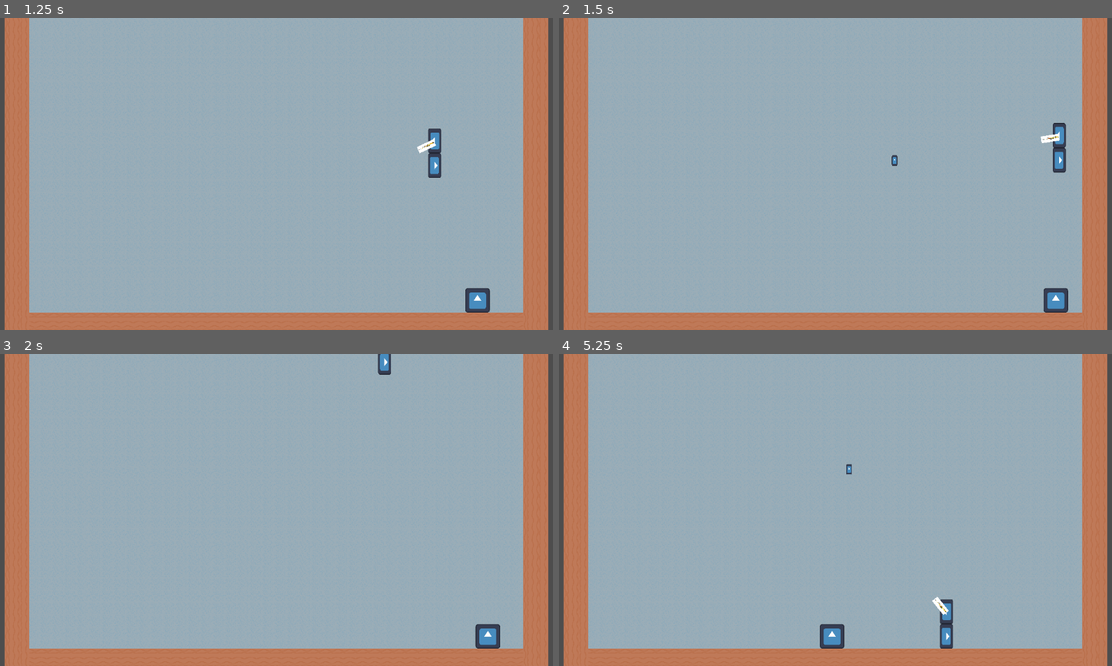
Above: before the commit, frames 1-4 (two rows, left to right).
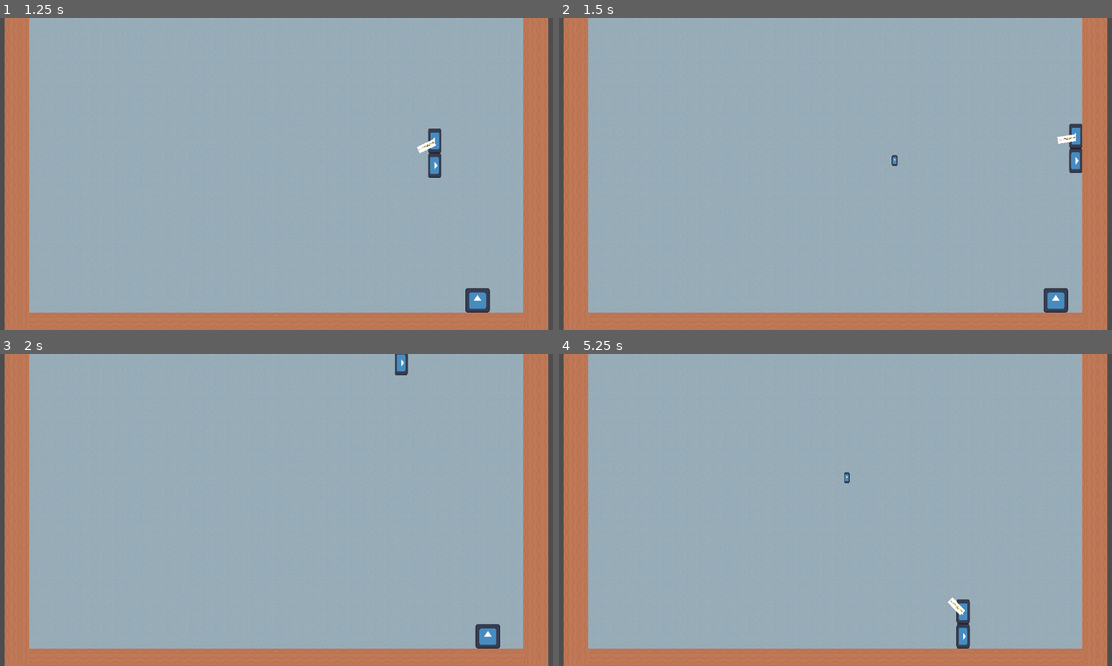
Above: after the commit, the same moments.

Repository: deruitda/ludum-dare-56
Game: Godot game, scene res://andrew_scene.tscn
Same seed, same stepped clock (60 frames per second), same inputs: the game is played once before the commit and once after it. The engine's default icon, where the game draws it, is replaced by a stand-in: a white triangle on a blue panel in a dark square.
Inputs (mouse positions are in pixels of both pictures, inside the frame that each line leads up to):
- Up to frame 1 (1.25 s): move the mouse to (398, 158) at 0.52 s; hold D (move_right) from 0.53 s (still down); click (398, 158) at 0.6 s; tap Space (jump) at 0.77 s
- Up to frame 2 (1.5 s): keep holding D (move_right); move the mouse to (724, 189) at 1.27 s; click (724, 189) at 1.35 s
- Up to frame 3 (2 s): keep holding D (move_right); tap Space (jump) at 1.52 s
- Up to frame 4 (5.25 s): move the mouse to (890, 441) at 2.02 s; release D (move_right) at 2.03 s; hold A (move_left) 2.03-2.78 s; click (890, 441) at 2.1 s; move the mouse to (807, 572) at 2.77 s; hold D (move_right) 2.78-4.28 s; click (807, 572) at 2.85 s; tap Space (jump) at 3.02, 3.77, 4.52 s; move the mouse to (1001, 556) at 3.52 s; click (1001, 556) at 3.6 s; move the mouse to (669, 463) at 4.27 s; hold A (move_left) 4.28-5.03 s; click (669, 463) at 4.35 s; move the mouse to (863, 510) at 5.02 s; hold D (move_right) from 5.03 s (still down); click (863, 510) at 5.1 s

Frame 1 is identical in both runs. In frame 2, 0.8% of the frame differs, in the area x 87-95%, y 33-50%; in frame 3, 0.3%; in frame 4, 1.3%, in the area x 47-75%, y 35-95%.

Commit message:
some changing of layers and masks

Diff:
--- a/project.godot
+++ b/project.godot
@@ -52,8 +52,10 @@
 2d_physics/layer_2="Floor"
 2d_physics/layer_3="Wall"
 2d_physics/layer_4="Enemy"
-2d_physics/layer_5="HurtBox"
-2d_physics/layer_6="Bullet"
+2d_physics/layer_5="PlayerHurtBox"
+2d_physics/layer_6="PlayerBullet"
+2d_physics/layer_7="EnemyBullet"
+2d_physics/layer_8="EnemyHurtBox"
 SignalBus="*res://globals/signal_bus.gd"
 
 [rendering]
--- a/scenes/bullet_emitter/bullet_emitter.gd
+++ b/scenes/bullet_emitter/bullet_emitter.gd
@@ -19,12 +19,17 @@
 	pass
 
 func create_bullets() -> void:
-	var angle_of_bullets = 360.0 / float(number_of_bullets)
-	var current_bullet_direction = Vector2(cos(angle_of_bullets), sin(angle_of_bullets))
-	for i in number_of_bullets:
+	var angle_of_bullets = 360.0 / float(number_of_bullets)  # Divide 360 degrees by the number of bullets
+
+	for i in range(number_of_bullets):
+		# Calculate the current angle for this bullet (convert degrees to radians)
+		var current_angle = deg_to_rad(i * angle_of_bullets)
+
+		# Calculate the direction based on the angle
+		var current_bullet_direction = Vector2(cos(current_angle), sin(current_angle))
+
+		# Create the bullet at the muzzle with the calculated direction
 		muzzle.create_bullet(bullet_packed_scene, current_bullet_direction)
-		current_bullet_direction += Vector2(cos(angle_of_bullets), sin(angle_of_bullets))
-
 func _on_bullet_emit_timer() ->void:
 	create_bullets()
 	bullet_emit_timer.start()
--- a/scenes/bullet_emitter/bullet_emitter.tscn
+++ b/scenes/bullet_emitter/bullet_emitter.tscn
@@ -1,12 +1,14 @@
-[gd_scene load_steps=3 format=3 uid="uid://b6xwdcloo2sce"]
+[gd_scene load_steps=4 format=3 uid="uid://b6xwdcloo2sce"]
 
 [ext_resource type="Script" path="res://scenes/bullet_emitter/bullet_emitter.gd" id="1_smaw3"]
+[ext_resource type="PackedScene" uid="uid://bx84510ke5gvq" path="res://scenes/bullet_emitter/bullet_emitter_bullet.tscn" id="2_pbsum"]
 [ext_resource type="PackedScene" uid="uid://b7ev8rk7l185t" path="res://scenes/gun/muzzle.tscn" id="2_x8dly"]
 
 [node name="BulletEmitter" type="Node2D" node_paths=PackedStringArray("bullet_emit_timer", "muzzle")]
 script = ExtResource("1_smaw3")
 bullet_emit_timer = NodePath("DefaultBulletEmitTimer")
 muzzle = NodePath("Muzzle")
+bullet_packed_scene = ExtResource("2_pbsum")
 
 [node name="DefaultBulletEmitTimer" type="Timer" parent="."]
 
--- a/scenes/bullet_emitter/bullet_emitter_bullet.tscn
+++ b/scenes/bullet_emitter/bullet_emitter_bullet.tscn
@@ -5,6 +5,8 @@
 [sub_resource type="CircleShape2D" id="CircleShape2D_ve6ug"]
 
 [node name="BulletEmitterBullet" type="Area2D"]
+collision_layer = 64
+collision_mask = 22
 script = ExtResource("1_t2kaf")
 speed = 500.0
 damage_per_bullet = 6
@@ -13,3 +15,6 @@
 shape = SubResource("CircleShape2D_ve6ug")
 
 [node name="Sprite2D" type="Sprite2D" parent="."]
+
+[connection signal="area_entered" from="." to="." method="_on_area_entered"]
+[connection signal="body_shape_entered" from="." to="." method="_on_body_shape_entered"]
--- a/scenes/enemies/termite_larvae.tscn
+++ b/scenes/enemies/termite_larvae.tscn
@@ -6,7 +6,6 @@
 [ext_resource type="PackedScene" uid="uid://can23048py54m" path="res://scenes/entity_composition/hurt_box.tscn" id="3_dfm05"]
 [ext_resource type="PackedScene" uid="uid://b6xwdcloo2sce" path="res://scenes/bullet_emitter/bullet_emitter.tscn" id="5_6upq0"]
 [ext_resource type="Script" path="res://scenes/entity_composition/velocity_component.gd" id="5_b7uhe"]
-[ext_resource type="PackedScene" uid="uid://bx84510ke5gvq" path="res://scenes/bullet_emitter/bullet_emitter_bullet.tscn" id="6_dtkt4"]
 
 [sub_resource type="RectangleShape2D" id="RectangleShape2D_bqby1"]
 size = Vector2(64, 64)
@@ -33,7 +32,7 @@
 [node name="HealthComponent" parent="." instance=ExtResource("1_38jc2")]
 
 [node name="HurtBox" parent="." node_paths=PackedStringArray("health_component") instance=ExtResource("3_dfm05")]
-collision_layer = 16
+collision_layer = 128
 collision_mask = 32
 health_component = NodePath("../HealthComponent")
 
@@ -42,7 +41,6 @@
 shape = SubResource("RectangleShape2D_rdvc8")
 
 [node name="BulletEmitter" parent="." instance=ExtResource("5_6upq0")]
-bullet_packed_scene = ExtResource("6_dtkt4")
 
 [node name="VelocityComponent" type="Node" parent="."]
 script = ExtResource("5_b7uhe")
@@ -53,4 +51,3 @@
 wait_time = 5.0
 
 [connection signal="died" from="HealthComponent" to="." method="_on_died"]
-[connection signal="hit_by_bullet" from="HurtBox" to="." method="_on_hurt_box_hit_by_bullet"]
--- a/scenes/entity_composition/hurt_box.gd
+++ b/scenes/entity_composition/hurt_box.gd
@@ -23,9 +23,5 @@
 	pass
 
 func _on_area_entered(area: Area2D) -> void:
-	var bullet_layer = 6
-
-	if area.get_collision_layer_value(bullet_layer):
-		var bullet = area as Bullet
-		handle_bullet_collision(bullet)
-	pass # Replace with function body.
+	var bullet = area as Bullet
+	handle_bullet_collision(bullet)
--- a/scenes/gun/bullet.gd
+++ b/scenes/gun/bullet.gd
@@ -28,9 +28,11 @@
 	has_hit_something = true
 
 func _on_area_entered(area: Area2D) -> void:
+	print("on area entered")
 	_handle_hit_hurt_box()
 	pass # Replace with function body.
 
 func _on_body_shape_entered(body_rid: RID, body: Node2D, body_shape_index: int, local_shape_index: int) -> void:
+	print("on area entered")
 	_handle_hit_environment()
 	pass # Replace with function body.
--- a/scenes/gun/bullet.tscn
+++ b/scenes/gun/bullet.tscn
@@ -8,7 +8,7 @@
 
 [node name="Bullet" type="Area2D"]
 collision_layer = 32
-collision_mask = 22
+collision_mask = 134
 script = ExtResource("1_cdvcq")
 
 [node name="CollisionShape2D" type="CollisionShape2D" parent="."]
--- a/scenes/player/player.gd
+++ b/scenes/player/player.gd
@@ -66,8 +66,8 @@
 
 func get_is_pointing_to_wall():
 	var return_val = (get_wall_normal().x < 0 and direction_input > 0) or (get_wall_normal().x > 0 and direction_input < 0)
-	print(str(return_val))
 	return return_val
+
 func set_is_wall_sliding_input() -> void:
 	if is_floor_jumping || is_wall_jumping || is_on_floor():
 		is_wall_sliding = false
--- a/scenes/player/player.tscn
+++ b/scenes/player/player.tscn
@@ -6,9 +6,13 @@
 [ext_resource type="PackedScene" uid="uid://dqgxt6ms0uyu8" path="res://scenes/entity_composition/health_component.tscn" id="3_e2fg7"]
 [ext_resource type="PackedScene" uid="uid://bqa4jle60cl0a" path="res://scenes/entity_composition/velocity_component.tscn" id="4_nqq8h"]
 [ext_resource type="Script" path="res://scenes/gun/gun_pivot.gd" id="4_tvvnj"]
+[ext_resource type="Script" path="res://scenes/entity_composition/hurt_box.gd" id="7_6ogm0"]
 
 [sub_resource type="RectangleShape2D" id="RectangleShape2D_jr7co"]
-size = Vector2(120, 128)
+size = Vector2(34, 128)
+
+[sub_resource type="RectangleShape2D" id="RectangleShape2D_0jd5d"]
+size = Vector2(34, 127)
 
 [node name="Player" type="CharacterBody2D" node_paths=PackedStringArray("lower_body_sprite", "velocity_component")]
 collision_mask = 6
@@ -47,3 +51,13 @@
 
 [node name="Gun" parent="GunPivot" instance=ExtResource("2_sf2fd")]
 position = Vector2(24, -2)
+
+[node name="HurtBox" type="Area2D" parent="." node_paths=PackedStringArray("health_component")]
+collision_layer = 16
+collision_mask = 64
+script = ExtResource("7_6ogm0")
+health_component = NodePath("../HealthComponent")
+
+[node name="CollisionShape2D" type="CollisionShape2D" parent="HurtBox"]
+position = Vector2(0, -0.5)
+shape = SubResource("RectangleShape2D_0jd5d")
Not shown: 1 places in scenes/enemies/termite_larvae.tscn that only renumber resources
Not shown: 1 places in scenes/player/player.tscn that only renumber resources
